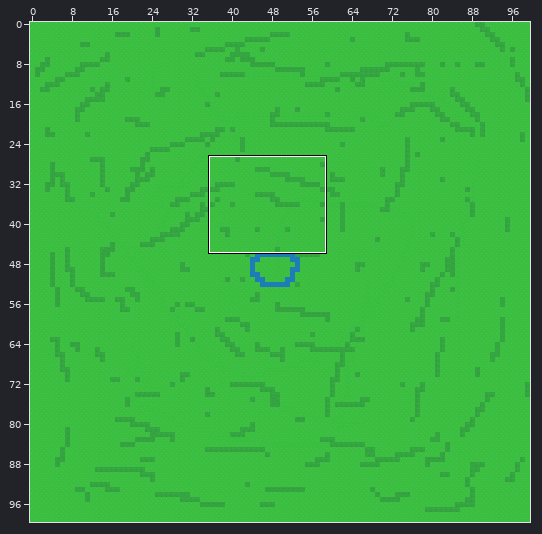
Two versions of a level (Tiled map, assets/Tiled/Grassland.tmx). Above: a wide view before the commit, with the close-up outlined.
Close-up. Earlier state:
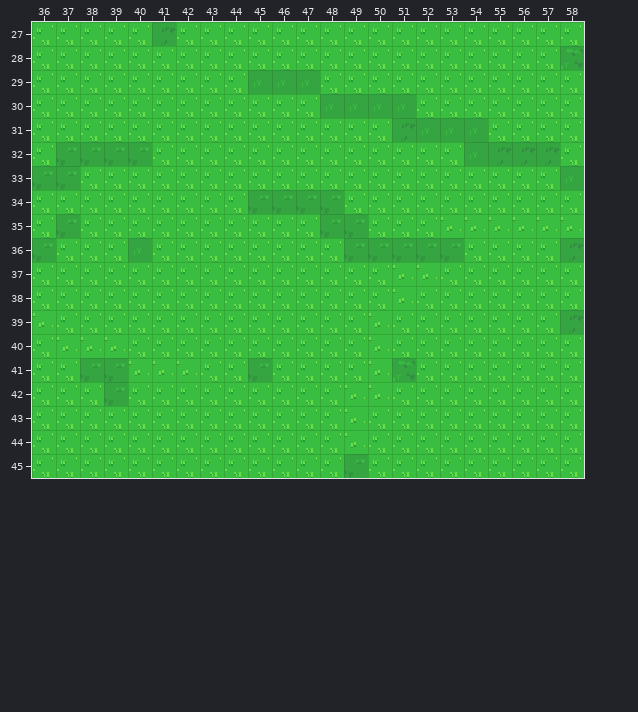
Cells are 16x16 px. Shown: x 36..58, y 27..45.
After:
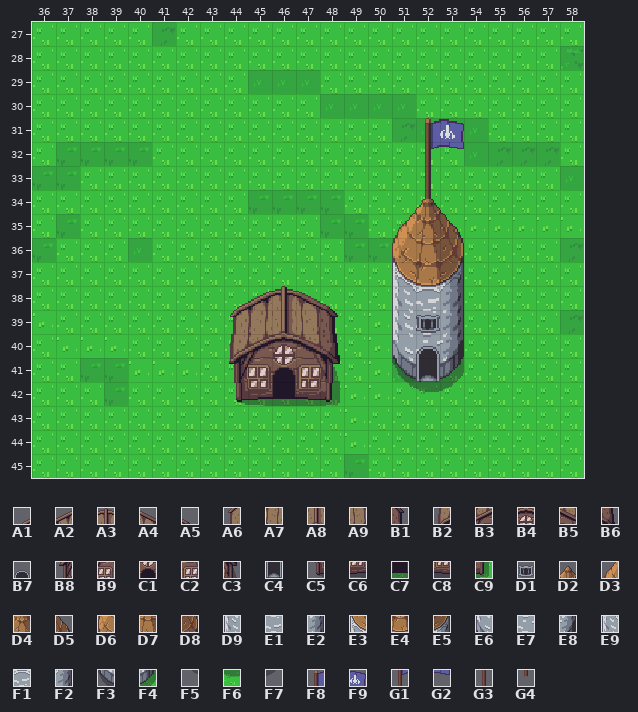
Key: from "Overworld": A1 6, A2 7, A3 8, A4 9, A5 10, A6 46, A7 47, A8 48, A9 49, B1 50, B2 86, B3 87, B4 88, B5 89, B6 90, B7 105, B8 126, B9 127, C1 128, C2 129, C3 130, C4 145, C5 166, C6 167, C7 168, C8 169, C9 170, D1 843, D2 884, D3 923, D4 924, D5 925, D6 963, D7 964, D8 965, D9 1000, E1 1001, E2 1002, E3 1003, E4 1004, E5 1005, E6 1040, E7 1041, E8 1042, E9 1043, F1 1044, F2 1045, F3 1080, F4 1082, F5 1120, F6 1121, F7 1122, F8 1163, F9 1164, G1 1203, G2 1204, G3 1243, G4 1283.
__ is an empty cell.
Tiles of an added or newly shown layer are drawn over the layers below it.
See-through tiles are keyed as they look on the map.
Diff:
Layer "structure/structure" (added):
The edit adds tile A1 in row 38 at x 44.
The edit adds tile A2 in row 38 at x 45.
The edit adds tile A3 in row 38 at x 46.
The edit adds tile A4 in row 38 at x 47.
The edit adds tile A5 in row 38 at x 48.
The edit adds tile A6 in row 39 at x 44.
The edit adds tile A7 in row 39 at x 45.
The edit adds tile A8 in row 39 at x 46.
The edit adds tile A9 in row 39 at x 47.
The edit adds tile B1 in row 39 at x 48.
The edit adds tile B2 in row 40 at x 44.
The edit adds tile B3 in row 40 at x 45.
The edit adds tile B4 in row 40 at x 46.
The edit adds tile B5 in row 40 at x 47.
The edit adds tile B6 in row 40 at x 48.
The edit adds tile B8 in row 41 at x 44.
The edit adds tile B9 in row 41 at x 45.
The edit adds tile C1 in row 41 at x 46.
The edit adds tile C2 in row 41 at x 47.
The edit adds tile C3 in row 41 at x 48.
The edit adds tile C5 in row 42 at x 44.
The edit adds tile C6 in row 42 at x 45.
The edit adds tile C7 in row 42 at x 46.
The edit adds tile C8 in row 42 at x 47.
The edit adds tile C9 in row 42 at x 48.
The edit adds tile D2 in row 34 at x 52.
The edit adds tile D3 in row 35 at x 51.
The edit adds tile D4 in row 35 at x 52.
The edit adds tile D5 in row 35 at x 53.
The edit adds tile D6 in row 36 at x 51.
The edit adds tile D7 in row 36 at x 52.
The edit adds tile D8 in row 36 at x 53.
The edit adds tile D9 in row 39 at x 51.
The edit adds tile E1 in row 39 at x 52.
The edit adds tile E2 in row 39 at x 53.
The edit adds tile E3 in row 37 at x 51.
The edit adds tile E4 in row 37 at x 52.
The edit adds tile E5 in row 37 at x 53.
The edit adds tile E6 in row 40 at x 51.
The edit adds tile E7 in row 40 at x 52.
The edit adds tile E8 in row 40 at x 53.
The edit adds tile E9 in row 38 at x 51.
The edit adds tile F1 in row 38 at x 52.
The edit adds tile F2 in row 38 at x 53.
The edit adds tile F3 in row 41 at x 51.
The edit adds tile F4 in row 41 at x 53.
The edit adds tile F5 in row 42 at x 51.
The edit adds tile F6 in row 42 at x 52.
The edit adds tile F7 in row 42 at x 53.
Layer "structure/structure_detail" (added):
The edit adds tile B7 in row 40 at x 52.
The edit adds tile C4 in row 41 at x 52.
The edit adds tile D1 in row 39 at x 52.
The edit adds tile F8 in row 31 at x 52.
The edit adds tile F9 in row 31 at x 53.
The edit adds tile G1 in row 32 at x 52.
The edit adds tile G2 in row 32 at x 53.
The edit adds tile G3 in row 33 at x 52.
The edit adds tile G4 in row 34 at x 52.
